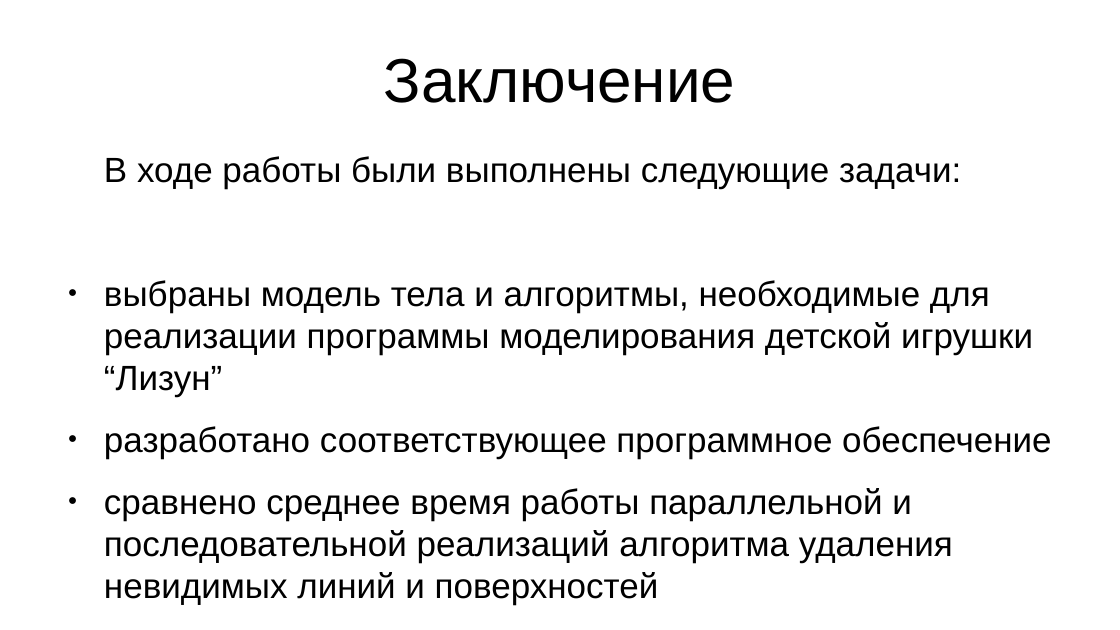
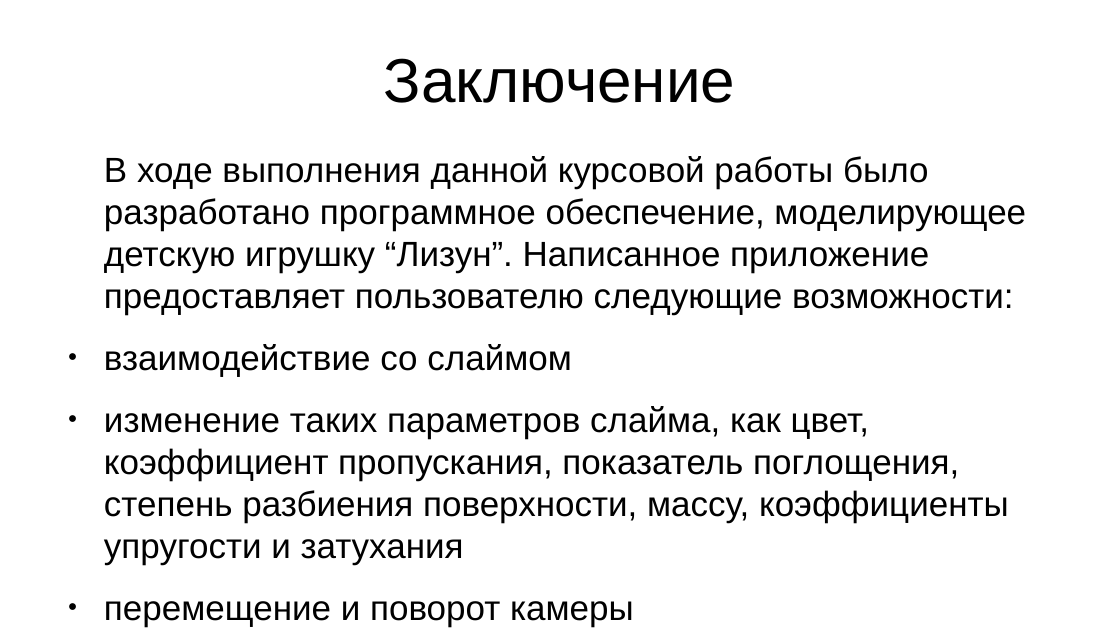
Before and after one commit to agarmirus/slime_toy_course_project, a slide deck: slide 18 of docs/pres/pres.odp. Drawn at 1120x630 pixels with LibreOffice and Linux fonts; fonts in the diff are those of the drawing. Boxes give left, top, right and bottom in pixels: in the first picture for what was removed or moved away, otherwise in the second. Text is boxed around its words. In the diff, an @@ line names an element or a change of style, - is before the commit and + after.

```diff
--- a/docs/pres/pres.odp
+++ b/docs/pres/pres.odp
@@ text at (x1=104, y1=156, x2=1026, y2=627): text changed @@
-В ходе работы были выполнены следующие задачи:
-● выбраны модель тела и алгоритмы, необходимые для реализации программы моделирования детской игрушки “Лизун”
-● разработано соответствующее программное обеспечение
-● сравнено среднее время работы параллельной и последовательной реализаций алгоритма удаления невидимых линий и поверхностей
-● закреплены знания и навыки, приобретенные в ходе изучения курса компьютерной графики
+В ходе выполнения данной курсовой работы было разработано программное обеспечение, моделирующее детскую игрушку “Лизун”. Написанное приложение предоставляет пользователю следующие возможности:
+● взаимодействие со слаймом
+● изменение таких параметров слайма, как цвет, коэффициент пропускания, показатель поглощения, степень разбиения поверхности, массу, коэффициенты упругости и затухания
+● перемещение и поворот камеры
+● перезагрузка сцены
```
Also in this commit, not shown: 1 other slide changed, 18 other files.
